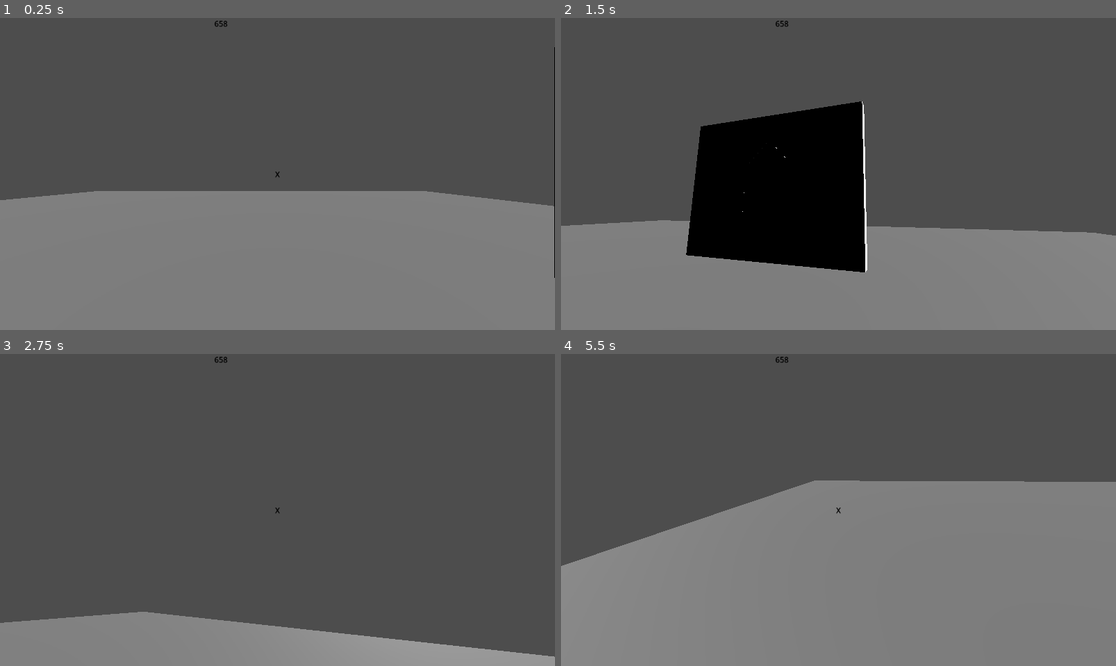
Above: before the commit, frames 1-4 (two rows, left to right).
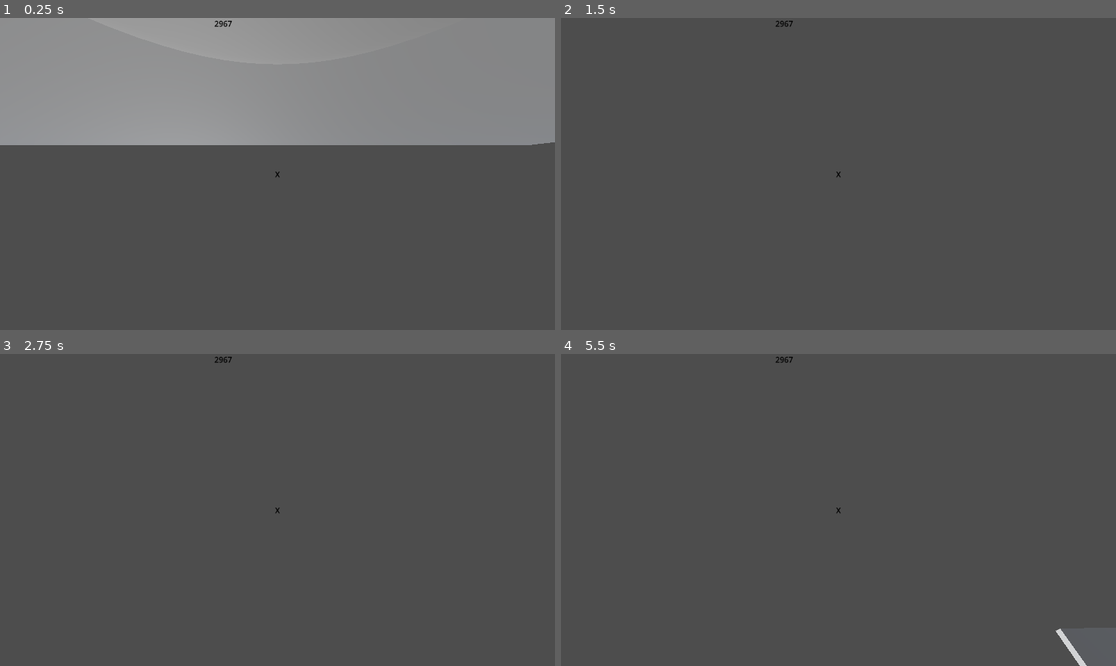
Above: after the commit, the same moments.

Repository: ovatsug2345/dev
Game: Godot game, scene res://TESTING/TEST PLATFORM.tscn
Same seed, same stepped clock (60 frames per second), same inputs: the game is played once before the commit and once after it. The project has no main scene, so this scene is started directly.
Inputs (mouse positions are in pixels of both pictures, inside the frame that each line leads up to):
- Up to frame 1 (0.25 s): no input
- Up to frame 2 (1.5 s): tap Enter (ui_accept) at 0.5, 0.77 s; move the mouse to (960, 158) at 0.52 s; hold D (MOVERIGHT) 0.53-1.28 s; hold Alt (PDA) 0.53-1.28 s; click (960, 158) at 0.67 s; tap I (i, bound only before the commit) at 0.8, 1.35 s; move the mouse to (727, 189) at 1.27 s; hold S (MOVEBACKWARDS) from 1.28 s (still down); click (727, 189) at 1.42 s
- Up to frame 3 (2.75 s): tap Enter (ui_accept) at 1.52 s; tap J (j, bound only before the commit) at 1.55, 2.1 s; move the mouse to (288, 503) at 2.02 s; release S (MOVEBACKWARDS) at 2.03 s; hold W (MOVEFORWARD) from 2.03 s (still down); click (288, 503) at 2.17 s; tap K (k, bound only before the commit) at 2.3 s
- Up to frame 4 (5.5 s): move the mouse to (832, 516) at 2.77 s; tap K (k, bound only before the commit) at 2.85, 5.3 s; click (832, 516) at 2.92 s; tap Enter (ui_accept) at 3.02, 3.77, 4.52 s; tap Alt (PDA) at 3.05 s; move the mouse to (877, 513) at 3.52 s; hold Alt (PDA) 3.53-4.28 s; click (877, 513) at 3.67 s; tap I (i, bound only before the commit) at 3.8, 5.1 s; move the mouse to (672, 463) at 4.27 s; release W (MOVEFORWARD) at 4.28 s; hold A (MOVELEFT) 4.28-5.03 s; tap Shift (Sprint) at 4.35 s; click (672, 463) at 4.42 s; tap J (j, bound only before the commit) at 4.55 s; move the mouse to (844, 510) at 5.02 s; hold W (MOVEFORWARD) from 5.03 s (still down); click (844, 510) at 5.17 s

The runs differ from the first frame. In frame 1, 84% of the frame differs, in the area x 0-100%, y 0-100%; in frame 2, 44%; in frame 3, 12%; in frame 4, 53%.

Commit message:
01/04/2024

Diff:
--- /dev/null
+++ b/Main/BLENDER MODELS/Material.001.tres
@@ -0,0 +1,10 @@
+[gd_resource type="StandardMaterial3D" format=3 uid="uid://ck27n20a3nkcg"]
+
+[resource]
+resource_name = "Material.001"
+transparency = 4
+cull_mode = 2
+depth_draw_mode = 1
+albedo_color = Color(1, 1, 1, 0.0980392)
+metallic = 1.0
+roughness = 0.0
--- /dev/null
+++ b/Main/BLENDER MODELS/Material.003.tres
@@ -0,0 +1,8 @@
+[gd_resource type="StandardMaterial3D" format=3 uid="uid://dpmbqergbp0w5"]
+
+[resource]
+resource_name = "Material.003"
+cull_mode = 2
+albedo_color = Color(0, 0.555487, 0.915508, 1)
+metallic = 1.0
+roughness = 0.418182
--- /dev/null
+++ b/Main/BLENDER MODELS/Material.004.tres
@@ -0,0 +1,7 @@
+[gd_resource type="StandardMaterial3D" format=3 uid="uid://c3pecr7m45i8w"]
+
+[resource]
+resource_name = "Material.004"
+cull_mode = 2
+albedo_color = Color(0, 0, 0, 1)
+roughness = 0.5
--- /dev/null
+++ b/Main/BLENDER MODELS/Material.006.tres
@@ -0,0 +1,9 @@
+[gd_resource type="StandardMaterial3D" format=3 uid="uid://53gaccie2orc"]
+
+[resource]
+resource_name = "Material.006"
+cull_mode = 2
+albedo_color = Color(0.537972, 1, 0.846121, 1)
+roughness = 0.5
+emission_enabled = true
+emission = Color(0, 0.182277, 1, 1)
--- /dev/null
+++ b/Main/BLENDER MODELS/Material.tres
@@ -0,0 +1,8 @@
+[gd_resource type="StandardMaterial3D" format=3 uid="uid://du7y70nq5s2fd"]
+
+[resource]
+resource_name = "Material"
+cull_mode = 2
+albedo_color = Color(0.906332, 0.563257, 0, 1)
+metallic = 0.927273
+roughness = 0.772727
--- /dev/null
+++ b/Main/BLENDER MODELS/cannister.tscn
@@ -0,0 +1,12 @@
+[gd_scene load_steps=3 format=3 uid="uid://dwukmkbuirylj"]
+
+[ext_resource type="PackedScene" uid="uid://k5a5tcky6tpu" path="res://BLENDER MODELS/CANNISTER.glb" id="1_kbb2u"]
+[ext_resource type="Material" uid="uid://ck27n20a3nkcg" path="res://BLENDER MODELS/Material.001.tres" id="2_srv5o"]
+
+[node name="CANNISTER" instance=ExtResource("1_kbb2u")]
+
+[node name="GLASS" parent="." index="4"]
+material_override = ExtResource("2_srv5o")
+
+[node name="GLASS_001" parent="." index="7"]
+material_override = ExtResource("2_srv5o")
--- /dev/null
+++ b/Main/Button.gd
@@ -0,0 +1 @@
+extends Button
--- /dev/null
+++ b/Main/GLOBAL.gd
@@ -0,0 +1,4 @@
+extends Node
+var door_master_code = randi_range(1000,9999)
+var door_code = randi_range(1000,9999)
+var door_vault_code = randi_range(1000,9999)
--- a/Main/INTERACTIBLES/SLIDING DOOR/DOOR MANAGER.gd
+++ b/Main/INTERACTIBLES/SLIDING DOOR/DOOR MANAGER.gd
@@ -1,22 +1,22 @@
 extends Node
 var state = "CLOSED"
 var finished = 1
-var masterpassword = randi_range(100,999)
+var passcode = Global.door_master_code
 signal doorfinished()
 signal doorreply()
 signal masterpasswordset()
 
-func _physics_process(delta):
+func _physics_process(_delta):
 	pass
 
 func _ready():
-	masterpasswordset.emit(masterpassword)
+	masterpasswordset.emit(passcode)
 
-func _on_animation_player_animation_finished(anim_name):
+func _on_animation_player_animation_finished(_anim_name):
 	finished = 1
 	doorfinished.emit(1)
 
-func _on_keypad_doorcheck(value):
+func _on_keypad_doorcheck(_v):
 	if finished == 1:
 		doorreply.emit($".".state)
 
--- a/Main/INTERACTIBLES/SLIDING DOOR/KEYPAD/KEYPAD.gd
+++ b/Main/INTERACTIBLES/SLIDING DOOR/KEYPAD/KEYPAD.gd
@@ -3,12 +3,13 @@
 var password = []
 var doorfinished = 1
 var dooropen = 0
-
+var masterpassword = ""
 
 signal doorcheck()
 signal doorreply()
 signal opendoor()
 signal masterpasswordset()
+signal updatepda()
 
 func _physics_process(_delta):
 	if lastpressed == "none":
@@ -37,3 +38,9 @@
 
 func _on_sliding_door_masterpasswordset(value):
 	masterpasswordset.emit(value)
+	masterpassword = value
+
+
+func _on_area_3d_body_entered(body):
+	if body is CharacterBody3D:
+		updatepda.emit(masterpassword)
--- a/Main/INTERACTIBLES/SLIDING DOOR/KEYPAD/KEYPAD.tscn
+++ b/Main/INTERACTIBLES/SLIDING DOOR/KEYPAD/KEYPAD.tscn
@@ -622,6 +622,9 @@
 "CONFIRM PRESSED": SubResource("Animation_1leav")
 }
 
+[sub_resource type="BoxShape3D" id="BoxShape3D_ysxpr"]
+size = Vector3(3, 6, 5)
+
 [node name="KEYPAD" type="Node3D"]
 script = ExtResource("1_atd3i")
 
@@ -786,7 +789,14 @@
 "": SubResource("AnimationLibrary_w6nh8")
 }
 
+[node name="Area3D" type="Area3D" parent="."]
+
+[node name="CollisionShape3D" type="CollisionShape3D" parent="Area3D"]
+transform = Transform3D(1, 0, 0, 0, 1, 0, 0, 0, 1, 3, 2.5, 0)
+shape = SubResource("BoxShape3D_ysxpr")
+
 [connection signal="doorreply" from="." to="AnimatableBody3D/KEY CONFIRM" method="_on_keypad_doorreply"]
 [connection signal="masterpasswordset" from="." to="AnimatableBody3D/KEY CONFIRM" method="_on_keypad_masterpasswordset"]
 [connection signal="doorcheck" from="AnimatableBody3D/KEY CONFIRM" to="." method="_on_key_confirm_doorcheck"]
 [connection signal="opendoor" from="AnimatableBody3D/KEY CONFIRM" to="." method="_on_key_confirm_opendoor"]
+[connection signal="body_entered" from="Area3D" to="." method="_on_area_3d_body_entered"]
--- a/Main/INTERACTIBLES/SLIDING DOOR/sliding_door.gd
+++ b/Main/INTERACTIBLES/SLIDING DOOR/sliding_door.gd
@@ -1,7 +1,12 @@
 extends Node3D
+
 signal masterpasswordset()
-
+signal updatepda()
 
 
 func _on_door_manager_masterpasswordset(value):
 	masterpasswordset.emit(value)
+
+
+func _on_keypad_updatepda(value):
+	updatepda.emit(value)
--- a/Main/INTERACTIBLES/SLIDING DOOR/sliding_door.tscn
+++ b/Main/INTERACTIBLES/SLIDING DOOR/sliding_door.tscn
@@ -1,9 +1,7 @@
-[gd_scene load_steps=21 format=3 uid="uid://bnnsof1sjd2cu"]
+[gd_scene load_steps=19 format=3 uid="uid://bnnsof1sjd2cu"]
 
 [ext_resource type="Script" path="res://INTERACTIBLES/SLIDING DOOR/sliding_door.gd" id="1_1beor"]
-[ext_resource type="Script" path="res://INTERACTIBLES/SLIDING DOOR/DOOR1.gd" id="2_081ua"]
 [ext_resource type="Script" path="res://INTERACTIBLES/SLIDING DOOR/DOOR MANAGER.gd" id="4_ifmdo"]
-[ext_resource type="Script" path="res://INTERACTIBLES/SLIDING DOOR/DOOR2.gd" id="4_sbxt5"]
 [ext_resource type="PackedScene" uid="uid://c6b5tvhc681vh" path="res://INTERACTIBLES/SLIDING DOOR/KEYPAD/KEYPAD.tscn" id="5_bg5i3"]
 
 [sub_resource type="StandardMaterial3D" id="StandardMaterial3D_py8y6"]
@@ -116,6 +114,24 @@
 
 [sub_resource type="ConcavePolygonShape3D" id="ConcavePolygonShape3D_810ad"]
 data = PackedVector3Array(0, 2.9997, 5.4998, 0, 19, -5.5, 0, 19, 5.4998, 0, 2.9997, 5.4998, 0, 2.9997, -5.5, 0, 19, -5. …(1316 unchanged characters)…
+
+[sub_resource type="Animation" id="Animation_7mwbr"]
+resource_name = "CLOSE"
+length = 2.0
+tracks/0/type = "position_3d"
+tracks/0/imported = false
+tracks/0/enabled = true
+tracks/0/path = NodePath("DOOR1")
+tracks/0/interp = 1
+tracks/0/loop_wrap = true
+tracks/0/keys = PackedFloat32Array(0, 1, -0.5, -0.025, 11, 1.5, 1, -0.5, -0.025, 0.001, 2, 1, -1, -0.0252469, 0.000977933)
+tracks/1/type = "position_3d"
+tracks/1/imported = false
+tracks/1/enabled = true
+tracks/1/path = NodePath("DOOR2")
+tracks/1/interp = 1
+tracks/1/loop_wrap = true
+tracks/1/keys = PackedFloat32Array(0, 1, -1.5, -0.025, 11, 1.5, 1, -1.5, -0.025, 0.001, 2, 1, -1, -0.0252469, 0.000977933)
 
 [sub_resource type="Animation" id="Animation_yx84e"]
 resource_name = "OPEN"
@@ -135,24 +151,6 @@
 tracks/1/loop_wrap = true
 tracks/1/keys = PackedFloat32Array(0, 1, -1, -0.0252469, 0.000977933, 0.5, 1, -1.5, -0.025, 0.001, 2, 1, -1.5, -0.025, 11)
 
-[sub_resource type="Animation" id="Animation_7mwbr"]
-resource_name = "CLOSE"
-length = 2.0
-tracks/0/type = "position_3d"
-tracks/0/imported = false
-tracks/0/enabled = true
-tracks/0/path = NodePath("DOOR1")
-tracks/0/interp = 1
-tracks/0/loop_wrap = true
-tracks/0/keys = PackedFloat32Array(0, 1, -0.5, -0.025, 11, 1.5, 1, -0.5, -0.025, 0.001, 2, 1, -1, -0.0252469, 0.000977933)
-tracks/1/type = "position_3d"
-tracks/1/imported = false
-tracks/1/enabled = true
-tracks/1/path = NodePath("DOOR2")
-tracks/1/interp = 1
-tracks/1/loop_wrap = true
-tracks/1/keys = PackedFloat32Array(0, 1, -1.5, -0.025, 11, 1.5, 1, -1.5, -0.025, 0.001, 2, 1, -1, -0.0252469, 0.000977933)
-
 [sub_resource type="AnimationLibrary" id="AnimationLibrary_nk8w5"]
 _data = {
 "CLOSE": SubResource("Animation_7mwbr"),
@@ -174,7 +172,6 @@
 
 [node name="DOOR1" type="AnimatableBody3D" parent="."]
 transform = Transform3D(1, 0, 0, 0, 1, 0, 0, 0, 1, -1, -0.0252469, 0.000977933)
-script = ExtResource("2_081ua")
 
 [node name="DOOR" type="MeshInstance3D" parent="DOOR1"]
 mesh = SubResource("ArrayMesh_fv0dn")
@@ -185,7 +182,6 @@
 
 [node name="DOOR2" type="AnimatableBody3D" parent="."]
 transform = Transform3D(1, 0, 0, 0, 1, 0, 0, 0, 1, -1, -0.0252469, 0.000977933)
-script = ExtResource("4_sbxt5")
 
 [node name="DOOR2" type="MeshInstance3D" parent="DOOR2"]
 transform = Transform3D(-1, 0, -1.50996e-07, 0, 1, 0, 1.50996e-07, 0, -1, 2, 0.0237989, -0.000838182)
@@ -216,3 +212,4 @@
 [connection signal="masterpasswordset" from="DOOR MANAGER" to="." method="_on_door_manager_masterpasswordset"]
 [connection signal="doorcheck" from="KEYPAD" to="DOOR MANAGER" method="_on_keypad_doorcheck"]
 [connection signal="opendoor" from="KEYPAD" to="DOOR MANAGER" method="_on_keypad_opendoor"]
+[connection signal="updatepda" from="KEYPAD" to="." method="_on_keypad_updatepda"]
--- /dev/null
+++ b/Main/SETTINGS/new_label_settings.tres
@@ -0,0 +1,10 @@
+[gd_resource type="LabelSettings" format=3 uid="uid://cd7e8gq28s1hr"]
+
+[resource]
+font_size = 20
+font_color = Color(0, 0, 0, 1)
+outline_size = 3
+outline_color = Color(0, 0.309804, 0.427451, 0.803922)
+shadow_size = 5
+shadow_color = Color(0, 0, 0.258824, 1)
+shadow_offset = Vector2(-1, 1)
--- a/Main/TESTING/Character/Character body Script.gd
+++ b/Main/TESTING/Character/Character body Script.gd
@@ -6,10 +6,11 @@
 var SPEED = 5
 var SPRINTING := true
 var SPRINTING_MODIFIER := 2
-var sensitivity := 0.005
 # accumulators
 var rot_x = 0
 var rot_y = 0
+var sensitivity := 0.005
+
 
 #CAMERA CONTROLS
 func _input(event):
@@ -17,10 +18,12 @@
 		# modify accumulated mouse rotation
 		rot_x += event.relative.x * sensitivity
 		rot_y += event.relative.y * sensitivity
-		rot_y = clamp(rot_y, deg_to_rad(-80), deg_to_rad(75))
+		rot_y = clamp(rot_y, deg_to_rad(10), deg_to_rad(165))
 		transform.basis = Basis() # reset rotation
 		rotate_object_local(Vector3(0, 1, 0), -rot_x) # first rotate in Y
-		rotate_object_local(Vector3(1, 0, 0), -rot_y) # then rotate in X
+		#rotate_object_local(Vector3(1, 0, 0), -rot_y) # then rotate in X
+
+
 
 
 # Get the gravity from the project settings to be synced with RigidBody nodes.
--- /dev/null
+++ b/Main/TESTING/Character/CharacterHead.gd
@@ -0,0 +1,18 @@
+extends MeshInstance3D
+
+# accumulators
+var rot_x = 0
+var rot_y = 0
+var sensitivity := 0.005
+
+
+#CAMERA CONTROLS
+func _input(event):
+	if event is InputEventMouseMotion and Input.get_mouse_mode() == Input.MOUSE_MODE_CAPTURED:
+		# modify accumulated mouse rotation
+		rot_x += event.relative.x * sensitivity
+		rot_y += event.relative.y * sensitivity
+		rot_y = clamp(rot_y, deg_to_rad(10), deg_to_rad(165))
+		transform.basis = Basis() # reset rotation
+		#rotate_object_local(Vector3(0, 1, 0), -rot_x) # first rotate in Y
+		rotate_object_local(Vector3(1, 0, 0), -rot_y) # then rotate in X
--- a/Main/TESTING/Character/character test.gd
+++ b/Main/TESTING/Character/character test.gd
@@ -3,3 +3,15 @@
 signal HUDUPDATE
 func _on_sliding_door_masterpasswordset(value):
 	HUDUPDATE.emit(value)
+
+
+func _on_sliding_door_updatepda(value):
+	HUDUPDATE.emit(value)
+
+
+func _on_sliding_door_2_masterpasswordset(value):
+	HUDUPDATE.emit(value)
+
+
+func _on_sliding_door_2_updatepda(value):
+	HUDUPDATE.emit(value)
--- a/Main/TESTING/Character/character test.tscn
+++ b/Main/TESTING/Character/character test.tscn
@@ -1,8 +1,9 @@
-[gd_scene load_steps=8 format=3 uid="uid://c0nleoscwif3f"]
+[gd_scene load_steps=9 format=3 uid="uid://c0nleoscwif3f"]
 
 [ext_resource type="Script" path="res://TESTING/Character/character test.gd" id="1_6mi8q"]
 [ext_resource type="Script" path="res://TESTING/Character/Character body Script.gd" id="1_k3f28"]
 [ext_resource type="Script" path="res://TESTING/Character/Camera3D.gd" id="2_oma3c"]
+[ext_resource type="Script" path="res://TESTING/Character/CharacterHead.gd" id="3_o305s"]
 [ext_resource type="PackedScene" uid="uid://rr3nhbvarcj7" path="res://TESTING/Character/hud.tscn" id="4_xpq6u"]
 
 [sub_resource type="PrismMesh" id="PrismMesh_ufrlr"]
@@ -19,9 +20,10 @@
 script = ExtResource("1_k3f28")
 
 [node name="CharacterHead" type="MeshInstance3D" parent="CharacterBody3D"]
-transform = Transform3D(1, 0, 0, 0, -4.37114e-08, 1, 0, -1, -4.37114e-08, 0, 1, -0.163041)
+transform = Transform3D(1, 0, 0, 0, -4.37114e-08, -1, 0, 1, -4.37114e-08, 0, 1.2, 0)
 mesh = SubResource("PrismMesh_ufrlr")
 skeleton = NodePath("")
+script = ExtResource("3_o305s")
 
 [node name="Camera3D" type="Camera3D" parent="CharacterBody3D/CharacterHead"]
 transform = Transform3D(0.142857, 0, 0, 0, -6.24449e-09, -0.142857, 0, 0.142857, -6.24449e-09, 0, -0.0347799, 0.113354)
--- a/Main/TESTING/Character/hud.gd
+++ b/Main/TESTING/Character/hud.gd
@@ -2,4 +2,5 @@
 
 
 func _on_character_hudupdate(value):
+	print(value)
 	$PASSWORD.text = str(value)
--- a/Main/TESTING/TEST PLATFORM.tscn
+++ b/Main/TESTING/TEST PLATFORM.tscn
@@ -1,12 +1,17 @@
-[gd_scene load_steps=5 format=3 uid="uid://dfnubxoxnewui"]
+[gd_scene load_steps=7 format=3 uid="uid://dfnubxoxnewui"]
 
 [ext_resource type="PackedScene" uid="uid://c0nleoscwif3f" path="res://TESTING/Character/character test.tscn" id="1_imnhh"]
+[ext_resource type="PackedScene" uid="uid://dwukmkbuirylj" path="res://BLENDER MODELS/cannister.tscn" id="3_d3e0k"]
 [ext_resource type="PackedScene" uid="uid://bnnsof1sjd2cu" path="res://INTERACTIBLES/SLIDING DOOR/sliding_door.tscn" id="3_jo06k"]
 
 [sub_resource type="BoxMesh" id="BoxMesh_njs0d"]
 
 [sub_resource type="ConcavePolygonShape3D" id="ConcavePolygonShape3D_gir2k"]
 data = PackedVector3Array(-0.5, 0.5, 0.5, 0.5, 0.5, 0.5, -0.5, -0.5, 0.5, 0.5, 0.5, 0.5, 0.5, -0.5, 0.5, -0.5, -0.5, 0. …(500 unchanged characters)…
+
+[sub_resource type="Environment" id="Environment_s3k8x"]
+ambient_light_color = Color(0.976471, 0.976471, 0.976471, 1)
+fog_enabled = true
 
 [node name="Node3D" type="Node3D"]
 
@@ -20,12 +25,24 @@
 shape = SubResource("ConcavePolygonShape3D_gir2k")
 
 [node name="DirectionalLight3D" type="DirectionalLight3D" parent="."]
-transform = Transform3D(0.999999, -0.00146728, 0.00064402, 0.0005894, 0.710545, 0.703652, -0.00149006, -0.70365, 0.710545, 0, 8, 0)
-
-[node name="SLIDING DOOR" parent="." instance=ExtResource("3_jo06k")]
-transform = Transform3D(0.2, 0, 0, 0, 0.2, 0, 0, 0, 0.2, 10.0167, 0.501934, 5.60923)
+transform = Transform3D(0.900078, 0.306224, -0.309978, 0.00058946, 0.710545, 0.703651, 0.435728, -0.633524, 0.639366, 0, 8, 0)
 
 [node name="Character" parent="." instance=ExtResource("1_imnhh")]
 transform = Transform3D(1, 0, 0, 0, 1, 0, 0, 0, 1, 2.60976, 2.3702, 7.02995)
 
+[node name="SLIDING DOOR" parent="." instance=ExtResource("3_jo06k")]
+transform = Transform3D(0.2, 0, 0, 0, 0.2, 0, 0, 0, 0.2, -5.86615, 0.501935, 4.49412)
+
+[node name="SLIDING DOOR2" parent="." instance=ExtResource("3_jo06k")]
+transform = Transform3D(-0.2, 0, -1.74846e-08, 0, 0.2, 0, 1.74846e-08, 0, -0.2, 8.65143, 0.501935, 6.11028)
+
+[node name="CANNISTER" parent="." instance=ExtResource("3_d3e0k")]
+transform = Transform3D(-0.2, 0, -1.74846e-08, 0, 0.2, 0, 1.74846e-08, 0, -0.2, 4.68232, 2.54871, 6.11028)
+
+[node name="WorldEnvironment" type="WorldEnvironment" parent="."]
+environment = SubResource("Environment_s3k8x")
+
 [connection signal="masterpasswordset" from="SLIDING DOOR" to="Character" method="_on_sliding_door_masterpasswordset"]
+[connection signal="updatepda" from="SLIDING DOOR" to="Character" method="_on_sliding_door_updatepda"]
+[connection signal="masterpasswordset" from="SLIDING DOOR2" to="Character" method="_on_sliding_door_2_masterpasswordset"]
+[connection signal="updatepda" from="SLIDING DOOR2" to="Character" method="_on_sliding_door_2_updatepda"]
--- a/Main/project.godot
+++ b/Main/project.godot
@@ -13,6 +13,34 @@
 config/name="Main"
 config/features=PackedStringArray("4.2", "Forward Plus")
 config/icon="res://icon.svg"
+
+[autoload]
+
+Global="*res://GLOBAL.gd"
+
+[importer_defaults]
+
+scene={
+"_subresources": {},
+"animation/fps": 30,
+"animation/import": true,
+"animation/remove_immutable_tracks": true,
+"animation/trimming": false,
+"gltf/embedded_image_handling": 1,
+"gltf/naming_version": 1,
+"import_script/path": "",
+"meshes/create_shadow_meshes": true,
+"meshes/ensure_tangents": true,
+"meshes/force_disable_compression": false,
+"meshes/generate_lods": true,
+"meshes/light_baking": 1,
+"meshes/lightmap_texel_size": 0.2,
+"nodes/apply_root_scale": true,
+"nodes/root_name": "",
+"nodes/root_scale": 1.0,
+"nodes/root_type": "",
+"skins/use_named_skins": true
+}
 
 [input]
 
@@ -46,23 +74,3 @@
 "events": [Object(InputEventKey,"resource_local_to_scene":false,"resource_name":"","device":-1,"window_id":0,"alt_press …(182 unchanged characters)…
 ]
 }
-j={
-"deadzone": 0.5,
-"events": [Object(InputEventKey,"resource_local_to_scene":false,"resource_name":"","device":-1,"window_id":0,"alt_pressed":false,"shift_pressed":false,"ctrl_pressed":false,"meta_pressed":false,"pressed":false,"keycode":0,"physical_keycode":74,"key_label":0,"unicode":106,"echo":false,"script":null)
-]
-}
-k={
-"deadzone": 0.5,
-"events": [Object(InputEventKey,"resource_local_to_scene":false,"resource_name":"","device":-1,"window_id":0,"alt_pressed":false,"shift_pressed":false,"ctrl_pressed":false,"meta_pressed":false,"pressed":false,"keycode":0,"physical_keycode":75,"key_label":0,"unicode":107,"echo":false,"script":null)
-]
-}
-l={
-"deadzone": 0.5,
-"events": [Object(InputEventKey,"resource_local_to_scene":false,"resource_name":"","device":-1,"window_id":0,"alt_pressed":false,"shift_pressed":false,"ctrl_pressed":false,"meta_pressed":false,"pressed":false,"keycode":0,"physical_keycode":76,"key_label":0,"unicode":108,"echo":false,"script":null)
-]
-}
-i={
-"deadzone": 0.5,
-"events": [Object(InputEventKey,"resource_local_to_scene":false,"resource_name":"","device":-1,"window_id":0,"alt_pressed":false,"shift_pressed":false,"ctrl_pressed":false,"meta_pressed":false,"pressed":false,"keycode":0,"physical_keycode":73,"key_label":0,"unicode":105,"echo":false,"script":null)
-]
-}
Not shown: 1 places in Main/INTERACTIBLES/SLIDING DOOR/KEYPAD/KEYPAD.tscn that only renumber resources
